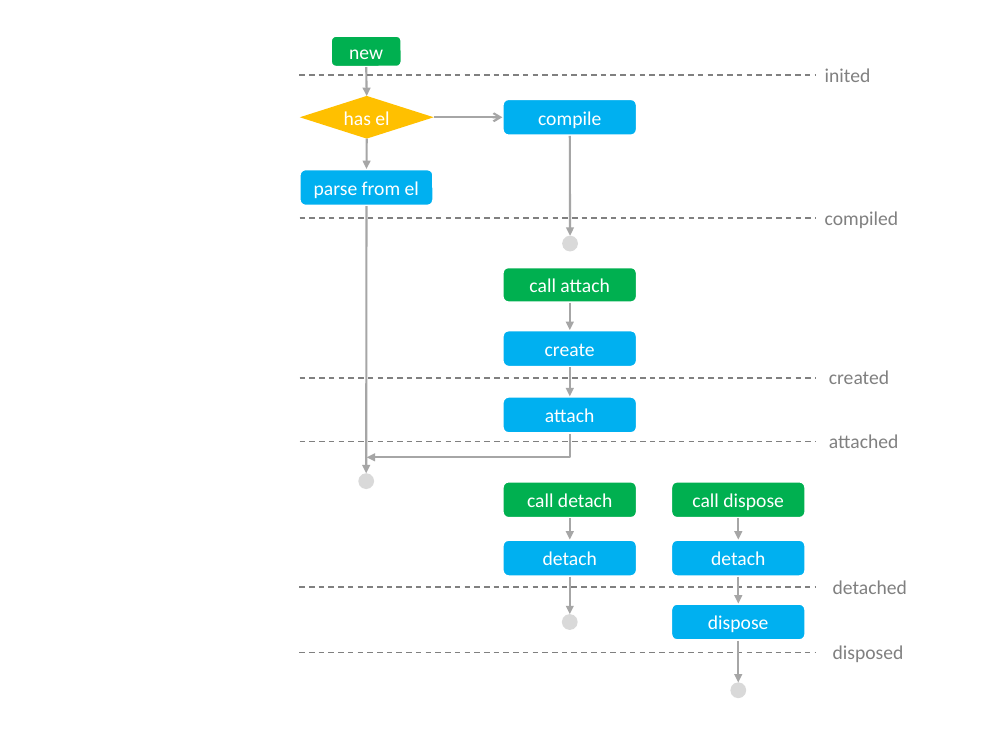
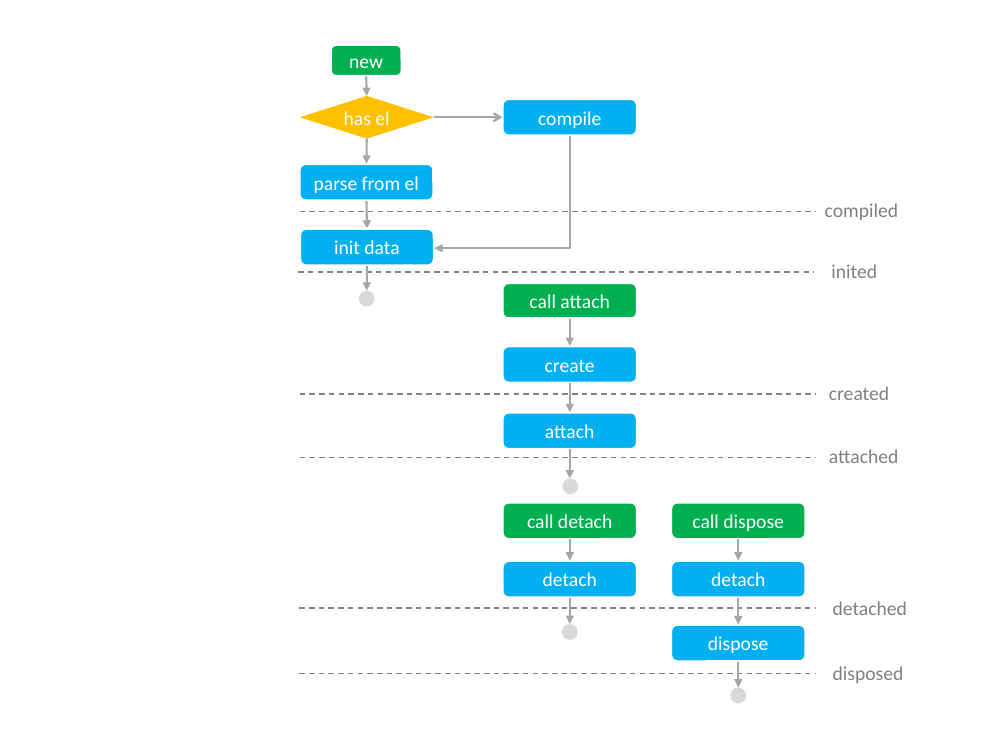
Before and after one commit to PlusLius/san, a slide deck: slide 1 of img/life-cycle.pptx. Drawn at 1008x756 pixels with LibreOffice and Linux fonts; fonts in the diff are those of the drawing. Boxes give left, top, right and bottom in pixels: in the first picture for what was removed or moved away, otherwise in the second. Text is boxed around its words. In the diff, an @@ line names an element or a change of style, - is before the commit and + after.

```diff
--- a/img/life-cycle.pptx
+++ b/img/life-cycle.pptx
@@ rounded rectangle "new": place and size @@
-rounded rectangle "new" at box(331, 35, 402, 67)
+rounded rectangle "new" at box(331, 44, 402, 76)
@@ arrow moved from (366, 68) - (367, 96) to (366, 77) - (367, 96) @@
@@ arrow moved from (367, 139) - (367, 169) to (367, 139) - (367, 163) @@
@@ elbow arrow added from (570, 136) to (434, 248), #A6A6A6 1.5 pt @@
@@ arrow removed from (570, 136) to (571, 236) @@
@@ arrow moved from (367, 207) - (366, 473) to (367, 201) - (367, 229) @@
@@ 1 rounded rectangle, 1 text, 1 line: place and size @@
-1 rounded rectangle, 1 text, 1 line at box(299, 169, 899, 228)
+1 rounded rectangle, 1 text, 1 line at box(299, 163, 899, 220)
@@ rounded rectangle added at box(299, 229, 433, 266), fill #00B0F0, outline #FFFFFF 2 pt, 14 pt, text #FFFFFF @@
+init data
@@ arrow added from (367, 266) to (367, 290), #A6A6A6 1.5 pt @@
@@ text "inited": place and size @@
-text "inited" at box(825, 68, 871, 82)
+text "inited" at box(831, 264, 877, 278)
@@ line moved from (299, 76) - (814, 76) to (298, 272) - (813, 272) @@
@@ ellipse: place and size @@
-ellipse at box(562, 236, 579, 252)
+ellipse at box(359, 290, 375, 306)
@@ elbow arrow removed from (570, 433) to (367, 458) @@
@@ 3 rounded rectangles, 2 texts, 2 arrows, 2 lines: place and size @@
-3 rounded rectangles, 2 texts, 2 arrows, 2 lines at box(299, 267, 899, 448)
+3 rounded rectangles, 2 texts, 2 arrows, 2 lines at box(299, 283, 899, 463)
@@ ellipse: place and size @@
-ellipse at box(358, 473, 374, 489)
+ellipse at box(562, 479, 579, 495)
@@ arrow added from (570, 450) to (570, 479), #A6A6A6 1.5 pt @@
@@ arrow moved from (570, 577) - (570, 614) to (570, 598) - (570, 624) @@
@@ ellipse: place and size @@
-ellipse at box(561, 614, 578, 630)
+ellipse at box(561, 624, 578, 640)
@@ 5 rounded rectangles, 3 arrows, 2 texts, 2 lines: place and size @@
-5 rounded rectangles, 3 arrows, 2 texts, 2 lines at box(299, 481, 907, 662)
+5 rounded rectangles, 3 arrows, 2 texts, 2 lines at box(299, 502, 907, 683)
@@ ellipse: place and size @@
-ellipse at box(731, 682, 747, 699)
+ellipse at box(731, 687, 747, 704)
@@ arrow moved from (738, 641) - (738, 682) to (738, 661) - (738, 687) @@
```
Also in this commit, not shown: 1 other file.
